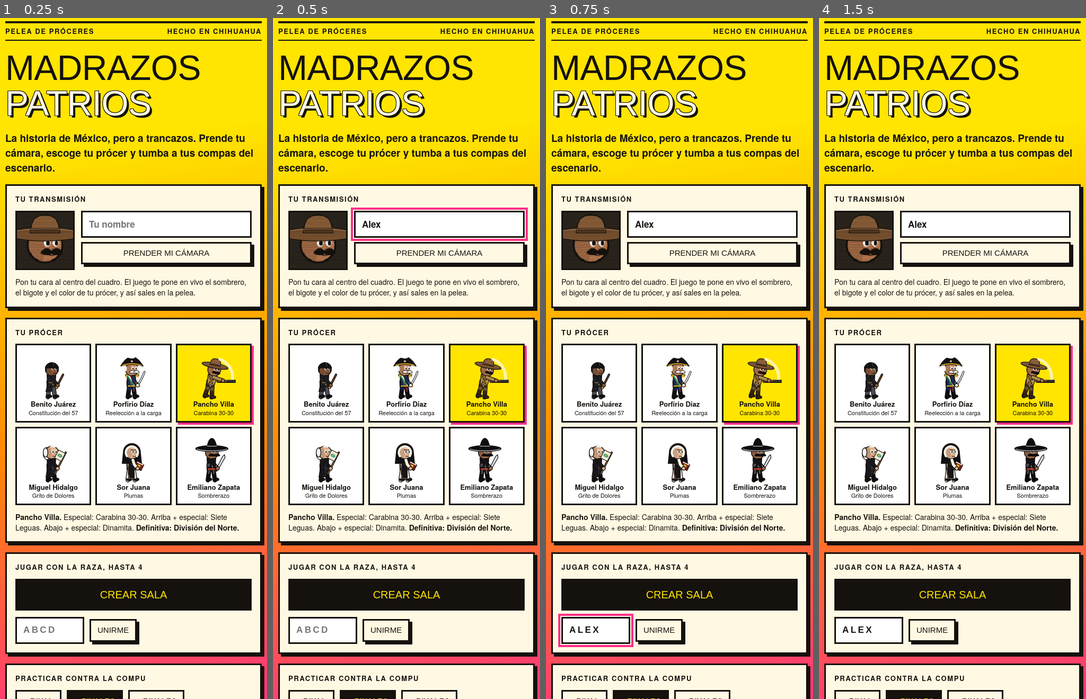
Above: before the commit, frames 1-4 (left to right).
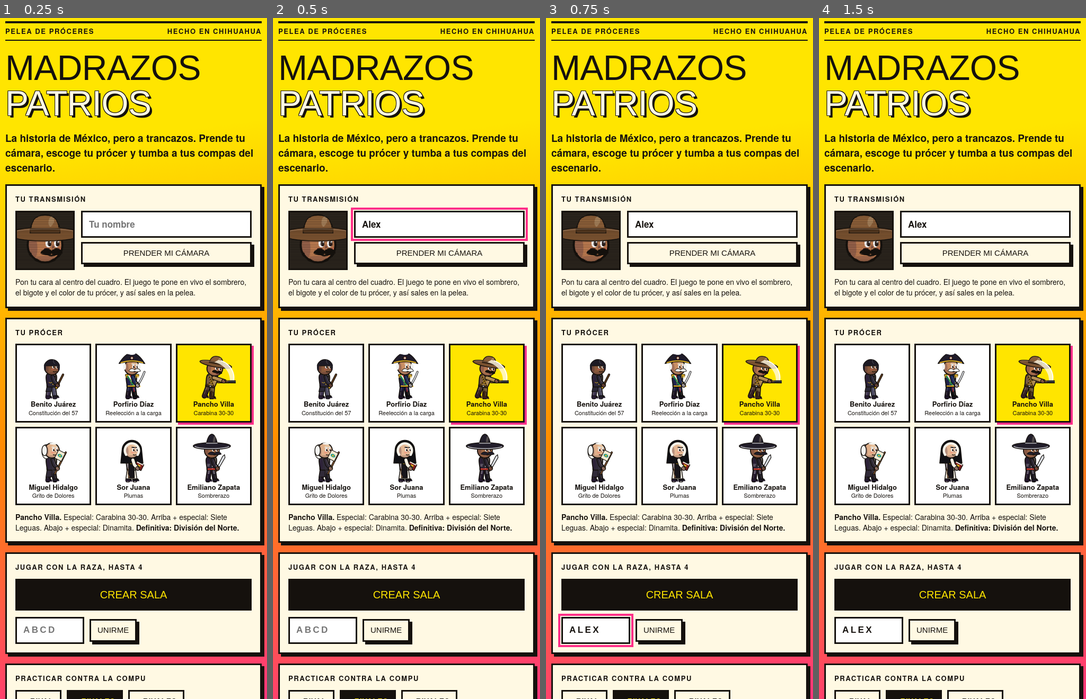
Above: after the commit, the same moments.

Repository: sbaidon/juegos
Game: browser game, page madrazos/index.html
Same seed, same stepped clock (60 frames per second), same inputs: the game is played once before the commit and once after it.
Inputs (mouse positions are in pixels of both pictures, inside the frame that each line leads up to):
- Up to frame 1 (0.25 s): no input
- Up to frame 2 (0.5 s): click (438, 222) at 0.27 s; type "Alex" at 0.27 s
- Up to frame 3 (0.75 s): click (596, 630) at 0.52 s; type "Alex" at 0.52 s
- Up to frame 4 (1.5 s): click "JUGAR CON LA RAZA, HASTA 4" at 0.77 s; hold Right from 1.03 s (still down); tap Space at 1.1 s

The runs differ from the first frame. In frame 1, 1.5% of the frame differs, in the area x 6-89%, y 29-69%; in frame 2, 1.5%; in frame 3, 1.5%; in frame 4, 1.5%.

Commit message:
Give the Madrazos fighters a modern art pass
Bigger heads (so webcam faces read better), shaded torsos and limbs with
cool shadows and warm highlights, mitten fists, chunky boots, a softer
dark palette for the black coats, expressive drawn faces (blink, effort,
hurt), squash and stretch for jumps, landings, idle breathing and charge,
crescent smears for swings, and a vignette that sits live faces in the
drawn world. Drawing only: hitboxes and netcode are unchanged.

Co-Authored-By: Claude Opus 5.5 <noreply@anthropic.com>
Claude-Session: https://claude.ai/code/session_015yd44GoaFnyz19H5a9SWaE

Diff:
--- a/madrazos/index.html
+++ b/madrazos/index.html
@@ -140,7 +140,7 @@
   var CHARS = [
     { id: "juarez", name: "Benito Juárez", short: "Juárez", speed: 1, weight: 1.05, reach: 1.05,
       sp: ["Constitución del 57", "Carruaje de la República", "Derecho ajeno"], ult: "Leyes de Reforma",
-      skin: "#8a5a3c", coat: "#1e1e24", coat2: "#34343e", pants: "#4b4b57", boots: "#101013",
+      skin: "#8a5a3c", coat: "#2b2838", coat2: "#3d3a52", pants: "#4a4860", boots: "#1c1922",
       quotes: ["El respeto al derecho ajeno es la paz.", "Nada con la fuerza, todo con el derecho. Bueno, casi."] },
     { id: "diaz", name: "Porfirio Díaz", short: "Don Porfirio", speed: 0.92, weight: 1.18, reach: 1.1,
       sp: ["Reelección a la carga", "Ferrocarril", "Pan o palo"], ult: "Treinta años en el poder",
@@ -152,7 +152,7 @@
       quotes: ["¡Viva Villa!", "Ahí les va la División del Norte."] },
     { id: "hidalgo", name: "Miguel Hidalgo", short: "Hidalgo", speed: 0.98, weight: 1, reach: 1.15,
       sp: ["Grito de Dolores", "Estandarte", "Antorcha"], ult: "Grito de Independencia",
-      skin: "#e0b08a", coat: "#19171c", coat2: "#2d2a33", pants: "#19171c", boots: "#0d0d10",
+      skin: "#e0b08a", coat: "#302a38", coat2: "#453d50", pants: "#302a38", boots: "#1c1922",
       quotes: ["¡Viva México!", "Ya les di el Grito. Ahora va el trancazo."] },
     { id: "sor", name: "Sor Juana", short: "Sor Juana", speed: 1.08, weight: 0.9, reach: 0.92,
       sp: ["Plumas", "Vuelo de versos", "Respuesta"], ult: "Primero Sueño",
@@ -160,7 +160,7 @@
       quotes: ["Hombres necios que acusáis...", "Eso te pasa por no leer."] },
     { id: "zapata", name: "Emiliano Zapata", short: "Zapata", speed: 1.02, weight: 1, reach: 1.1,
       sp: ["Sombrerazo", "Machetazo al cielo", "Tierra y libertad"], ult: "Plan de Ayala",
-      skin: "#a86e48", coat: "#131316", coat2: "#26262c", pants: "#131316", boots: "#0b0b0d",
+      skin: "#a86e48", coat: "#28232f", coat2: "#3b3446", pants: "#28232f", boots: "#18151d",
       quotes: ["¡Tierra y libertad!", "La plataforma es de quien la trabaja."] }
   ];
   var SOLO = ["Me caí solito. No digan nada.", "Fue el piso, estaba resbaloso.", "Eso no cuenta, me tropecé."];
@@ -278,8 +278,19 @@
 
   /* ---------- drawing: helpers ---------- */
   var INK = "#15110d", FS = 1.25, PI = Math.PI;
+  // Colour helpers: shadows lean cool and purple, lights lean warm, so every palette shades the same way.
+  var TONE = {};
+  function hex(c) { var n = parseInt(c.slice(1), 16); return [n >> 16, (n >> 8) & 255, n & 255]; }
+  function mix(a, b, k) {
+    var key = a + b + k; if (TONE[key]) return TONE[key];
+    var A = hex(a), B = hex(b), r = "#";
+    for (var i = 0; i < 3; i++) r += ("0" + Math.round(A[i] + (B[i] - A[i]) * k).toString(16)).slice(-2);
+    return (TONE[key] = r);
+  }
+  function shd(c) { return mix(c, "#2a1838", 0.42); }
+  function hil(c) { return mix(c, "#fff2cf", 0.3); }
   function ell(c, x, y, rx, ry, rot) { c.beginPath(); c.ellipse(x, y, rx, ry, rot || 0, 0, PI * 2); c.fill(); }
-  function oell(c, x, y, rx, ry, fill, rot) { c.fillStyle = fill; c.beginPath(); c.ellipse(x, y, rx, ry, rot || 0, 0, PI * 2); c.fill(); c.lineWidth = 1.4; c.strokeStyle = INK; c.stroke(); }
+  function oell(c, x, y, rx, ry, fill, rot) { c.fillStyle = fill; c.beginPath(); c.ellipse(x, y, rx, ry, rot || 0, 0, PI * 2); c.fill(); c.lineWidth = 1.5; c.strokeStyle = INK; c.stroke(); }
   function poly(c, a, fill, lw) {
     c.beginPath(); c.moveTo(a[0], a[1]);
     for (var i = 2; i < a.length; i += 2) c.lineTo(a[i], a[i + 1]);
@@ -287,11 +298,39 @@
     if (fill) { c.fillStyle = fill; c.fill(); }
     if (lw !== 0) { c.lineWidth = lw || 1.4; c.strokeStyle = INK; c.lineJoin = "round"; c.stroke(); }
   }
+  // A two-segment limb: thick ink outline, flat fill, then a thin warm highlight along its top edge.
   function limb(c, x0, y0, x1, y1, x2, y2, w, col, col2) {
     c.lineCap = "round"; c.lineJoin = "round";
-    c.strokeStyle = INK; c.lineWidth = w + 2.6; c.beginPath(); c.moveTo(x0, y0); c.lineTo(x1, y1); c.lineTo(x2, y2); c.stroke();
+    c.strokeStyle = INK; c.lineWidth = w + 3.2; c.beginPath(); c.moveTo(x0, y0); c.lineTo(x1, y1); c.lineTo(x2, y2); c.stroke();
     c.strokeStyle = col; c.lineWidth = w; c.beginPath(); c.moveTo(x0, y0); c.lineTo(x1, y1); if (!col2) c.lineTo(x2, y2); c.stroke();
-    if (col2) { c.strokeStyle = col2; c.beginPath(); c.moveTo(x1, y1); c.lineTo(x2, y2); c.stroke(); }
+    if (col2) { c.strokeStyle = col2; c.lineWidth = w * 0.92; c.beginPath(); c.moveTo(x1, y1); c.lineTo(x2, y2); c.stroke(); }
+    var seg = function (ax, ay, bx, by, cc) {
+      var dx = bx - ax, dy = by - ay, l = Math.sqrt(dx * dx + dy * dy) || 1, nx = -dy / l, ny = dx / l;
+      if (ny > 0) { nx = -nx; ny = -ny; }
+      var o = w * 0.24;
+      c.strokeStyle = mix(cc, "#fff2cf", 0.2); c.lineWidth = w * 0.2; c.beginPath(); c.moveTo(ax + nx * o + dx * 0.12, ay + ny * o + dy * 0.12); c.lineTo(bx + nx * o - dx * 0.12, by + ny * o - dy * 0.12); c.stroke();
+    };
+    seg(x0, y0, x1, y1, col); seg(x1, y1, x2, y2, col2 || col);
+  }
+  // Mitten fist with a thumb nub, shaded on the side away from the light.
+  function fist(c, x, y, r, col) {
+    oell(c, x, y, r, r, col);
+    c.save(); c.beginPath(); c.arc(x, y, r - 0.6, 0, PI * 2); c.clip();
+    c.fillStyle = shd(col); ell(c, x - r * 0.45, y + r * 0.45, r * 0.9, r * 0.8);
+    c.fillStyle = hil(col); ell(c, x + r * 0.3, y - r * 0.4, r * 0.38, r * 0.3);
+    c.restore();
+    oell(c, x + r * 0.55, y - r * 0.55, r * 0.42, r * 0.36, col, -0.6);
+  }
+  // Chunky boot that tilts with the shin, with a dark sole and a toe shine.
+  function bootShape(c, x, y, a, col) {
+    c.save(); c.translate(x, y); c.rotate(a);
+    c.beginPath(); c.moveTo(-4.2, 1.8); c.lineTo(-4.2, -2.6); c.quadraticCurveTo(-3.6, -4.4, 0.6, -4.3);
+    c.quadraticCurveTo(8.6, -3.6, 8.8, 1.8); c.closePath();
+    c.fillStyle = col; c.fill();
+    c.fillStyle = shd(col); c.fillRect(-4.2, 0.2, 13, 1.6);
+    c.fillStyle = hil(hil(col)); ell(c, 5.2, -2, 1.6, 0.8, 0.3);
+    c.lineWidth = 1.6; c.strokeStyle = INK; c.lineJoin = "round"; c.stroke();
+    c.restore();
   }
   function lerp(a, b, k) { return a + (b - a) * Math.max(0, Math.min(1, k)); }
   function stache(c, x, y, w, h, col) {
@@ -304,7 +343,7 @@
   }
 
   /* ---------- drawing: heads (live face + what each prócer wears) ---------- */
-  function drawHead(c, ch, x, y, r, f, img, box, noHat) {
+  function drawHead(c, ch, x, y, r, f, img, box, noHat, ex) {
     var id = ch.id;
     if (box) { c.save(); c.beginPath(); c.rect(box.x, box.y, box.s, box.s); c.clip(); }
     if (box && img) {
@@ -319,31 +358,53 @@
       if (id === "hidalgo") { c.fillStyle = "#f4f4f0"; ell(c, x - f * r * 0.75, y + r * 0.15, r * 0.6, r * 0.95); c.lineWidth = 1.2; c.strokeStyle = INK; c.stroke(); }
       c.save();
       c.beginPath(); c.arc(x, y, r, 0, PI * 2); c.clip();
-      if (img) { c.drawImage(img, 18, 12, 60, 60, x - r, y - r, r * 2, r * 2); tint(c, ch, x - r, y - r, r * 2, r * 2); }
-      else {
-        c.fillStyle = ch.skin; c.fillRect(x - r, y - r, r * 2, r * 2);
-        c.fillStyle = "rgba(0,0,0,.14)"; ell(c, x - f * r * 0.7, y + r * 0.2, r * 0.7, r * 1.1);
-        c.fillStyle = "#fff"; ell(c, x + f * r * 0.12, y - r * 0.12, r * 0.19, r * 0.22); ell(c, x + f * r * 0.62, y - r * 0.12, r * 0.17, r * 0.22);
-        c.fillStyle = INK; ell(c, x + f * r * 0.17, y - r * 0.1, r * 0.1, r * 0.13); ell(c, x + f * r * 0.66, y - r * 0.1, r * 0.1, r * 0.13);
-        c.lineWidth = Math.max(1.2, r * 0.13); c.strokeStyle = id === "diaz" || id === "hidalgo" ? "#d8d8d2" : INK; c.lineCap = "round";
-        c.beginPath(); c.moveTo(x - f * r * 0.1, y - r * 0.42); c.lineTo(x + f * r * 0.3, y - r * 0.36); c.moveTo(x + f * r * 0.48, y - r * 0.36); c.lineTo(x + f * r * 0.85, y - r * 0.44); c.stroke();
-        c.strokeStyle = "rgba(0,0,0,.35)"; c.lineWidth = 1; c.beginPath(); c.moveTo(x + f * r * 0.42, y - r * 0.05); c.lineTo(x + f * r * 0.56, y + r * 0.22); c.lineTo(x + f * r * 0.38, y + r * 0.24); c.stroke();
-        c.strokeStyle = INK; c.lineWidth = 1.2; c.beginPath(); c.moveTo(x + f * r * 0.15, y + r * 0.55); c.quadraticCurveTo(x + f * r * 0.4, y + r * 0.66, x + f * r * 0.66, y + r * 0.53); c.stroke();
+      if (img) {
+        c.drawImage(img, 18, 12, 60, 60, x - r, y - r, r * 2, r * 2); tint(c, ch, x - r, y - r, r * 2, r * 2);
+        // soft vignette and a warm rim so the live face sits inside the drawn world
+        var vg = c.createRadialGradient(x + f * r * 0.2, y - r * 0.25, r * 0.45, x, y, r * 1.02);
+        vg.addColorStop(0, "rgba(42,24,56,0)"); vg.addColorStop(1, "rgba(42,24,56,.42)");
+        c.fillStyle = vg; c.fillRect(x - r, y - r, r * 2, r * 2);
+        c.strokeStyle = "rgba(255,242,207,.55)"; c.lineWidth = r * 0.12; c.beginPath(); c.arc(x, y, r * 0.9, -PI * 0.45, PI * 0.05); c.stroke();
+      } else {
+        var sk = ch.skin, fx = function (k) { return x + f * r * k; };
+        c.fillStyle = sk; c.fillRect(x - r, y - r, r * 2, r * 2);
+        c.fillStyle = mix(sk, "#2a1838", 0.26); ell(c, x - f * r * 1.2, y + r * 0.2, r * 0.75, r * 1.3);
+        c.fillStyle = mix(sk, "#2a1838", 0.18); ell(c, x, y + r * 1.05, r * 1.1, r * 0.42);
+        c.fillStyle = hil(sk); ell(c, fx(0.35), y - r * 0.55, r * 0.42, r * 0.22, -0.3 * f);
+        c.fillStyle = "rgba(255,90,90,.28)"; ell(c, fx(0.08), y + r * 0.28, r * 0.2, r * 0.12); ell(c, fx(0.86), y + r * 0.28, r * 0.15, r * 0.12);
+        var ey = y - r * 0.1, e1 = fx(0.2), e2 = fx(0.66), erx = r * 0.17, ery = r * 0.25;
+        if (ex === 1 || ex === 2) {
+          c.strokeStyle = INK; c.lineCap = "round"; c.lineWidth = Math.max(1.1, r * 0.1); c.beginPath();
+          if (ex === 1) { c.moveTo(e1 - erx, ey + r * 0.04); c.quadraticCurveTo(e1, ey + r * 0.14, e1 + erx, ey + r * 0.04); c.moveTo(e2 - erx, ey + r * 0.04); c.quadraticCurveTo(e2, ey + r * 0.14, e2 + erx, ey + r * 0.04); }
+          else [e1, e2].forEach(function (e) { c.moveTo(e - erx, ey - ery * 0.6); c.lineTo(e + erx * 0.2 * f, ey); c.lineTo(e - erx, ey + ery * 0.6); });
+          c.stroke();
+        } else {
+          c.fillStyle = "#fff"; ell(c, e1, ey, erx, ery); ell(c, e2, ey, erx * 0.88, ery);
+          c.fillStyle = "#2a1e1a"; ell(c, e1 + f * r * 0.06, ey + r * 0.03, r * 0.11, r * 0.16); ell(c, e2 + f * r * 0.06, ey + r * 0.03, r * 0.1, r * 0.16);
+          c.fillStyle = "#fff"; ell(c, e1 + f * r * 0.1, ey - r * 0.06, r * 0.045, r * 0.05); ell(c, e2 + f * r * 0.1, ey - r * 0.06, r * 0.04, r * 0.05);
+        }
+        var bt = ex === 3 ? 0.1 : 0;
+        c.lineWidth = Math.max(1.3, r * 0.14); c.strokeStyle = id === "diaz" || id === "hidalgo" ? "#e2e0da" : "#1d1a20"; c.lineCap = "round";
+        c.beginPath(); c.moveTo(fx(0.02), y - r * (0.44 + bt)); c.lineTo(fx(0.34), y - r * (0.4 - bt)); c.moveTo(fx(0.52), y - r * (0.4 - bt)); c.lineTo(fx(0.84), y - r * (0.46 + bt)); c.stroke();
+        c.fillStyle = shd(sk); c.beginPath(); c.moveTo(fx(0.44), y - r * 0.02); c.quadraticCurveTo(fx(0.62), y + r * 0.2, fx(0.4), y + r * 0.24); c.closePath(); c.fill();
+        c.strokeStyle = INK; c.lineWidth = Math.max(1.1, r * 0.09);
+        if (ex === 2 || ex === 3) { c.fillStyle = "#5a1f24"; ell(c, fx(0.42), y + r * 0.6, r * 0.16, r * (ex === 2 ? 0.13 : 0.08)); }
+        else { c.beginPath(); c.moveTo(fx(0.18), y + r * 0.56); c.quadraticCurveTo(fx(0.42), y + r * 0.68, fx(0.66), y + r * 0.52); c.stroke(); }
       }
       c.restore();
-      c.lineWidth = Math.max(1.4, r * 0.12); c.strokeStyle = INK; c.beginPath(); c.arc(x, y, r, 0, PI * 2); c.stroke();
+      c.lineWidth = Math.max(1.6, r * 0.13); c.strokeStyle = INK; c.beginPath(); c.arc(x, y, r, 0, PI * 2); c.stroke();
     }
     var mx = x + (img ? 0 : f * r * 0.38), my = y + r * 0.4;
     var hair = function (col, a1, a2) {
       c.fillStyle = col; c.beginPath(); c.arc(x, y, r * 1.06, PI * a1, PI * a2); c.closePath(); c.fill(); c.lineWidth = 1.2; c.strokeStyle = INK; c.stroke();
     };
     if (id === "juarez") {
-      hair("#111115", 1.06, 1.94);
-      c.fillStyle = "#111115"; c.fillRect(x - r * 1.04, y - r * 0.45, r * 0.24, r * 0.8); c.fillRect(x + r * 0.8, y - r * 0.45, r * 0.24, r * 0.8);
+      hair("#1d1a24", 1.06, 1.94);
+      c.fillStyle = "#1d1a24"; c.fillRect(x - r * 1.04, y - r * 0.45, r * 0.24, r * 0.8); c.fillRect(x + r * 0.8, y - r * 0.45, r * 0.24, r * 0.8);
       c.strokeStyle = "#4a4a55"; c.lineWidth = 1; c.beginPath(); c.moveTo(x + f * r * 0.25, y - r * 1.02); c.quadraticCurveTo(x + f * r * 0.1, y - r * 0.7, x + f * r * 0.4, y - r * 0.5); c.stroke();
     } else if (id === "diaz") {
       c.fillStyle = "#f1f1ee"; ell(c, x - r * 0.98, y - r * 0.1, r * 0.2, r * 0.42); ell(c, x + r * 0.98, y - r * 0.1, r * 0.2, r * 0.42);
-      c.fillStyle = "#121216"; c.beginPath(); c.moveTo(x - r * 1.75, y - r * 0.5);
+      c.fillStyle = "#1f1b29"; c.beginPath(); c.moveTo(x - r * 1.75, y - r * 0.5);
       c.quadraticCurveTo(x - r * 0.9, y - r * 1.9, x, y - r * 2.0); c.quadraticCurveTo(x + r * 0.9, y - r * 1.9, x + r * 1.75, y - r * 0.5);
       c.quadraticCurveTo(x, y - r * 1.0, x - r * 1.75, y - r * 0.5); c.fill(); c.lineWidth = 1.4; c.strokeStyle = INK; c.stroke();
       c.strokeStyle = "#e6b422"; c.lineWidth = Math.max(1.5, r * 0.14); c.beginPath(); c.moveTo(x - r * 1.5, y - r * 0.62); c.quadraticCurveTo(x, y - r * 1.12, x + r * 1.5, y - r * 0.62); c.stroke();
@@ -353,6 +414,7 @@
     } else if (id === "villa") {
       oell(c, x, y - r * 0.62, r * 2.05, r * 0.4, "#7a5230");
       c.fillStyle = "#8a5e38"; c.beginPath(); c.moveTo(x - r * 0.85, y - r * 0.7); c.quadraticCurveTo(x - r * 0.8, y - r * 1.75, x, y - r * 1.72); c.quadraticCurveTo(x + r * 0.8, y - r * 1.75, x + r * 0.85, y - r * 0.7); c.closePath(); c.fill(); c.lineWidth = 1.4; c.strokeStyle = INK; c.stroke();
+      c.fillStyle = "rgba(255,242,207,.22)"; ell(c, x + r * 0.35, y - r * 1.35, r * 0.16, r * 0.3, 0.2);
       c.fillStyle = "#4e331c"; c.fillRect(x - r * 0.86, y - r * 0.98, r * 1.72, r * 0.24);
       c.strokeStyle = "rgba(255,255,255,.25)"; c.lineWidth = 1; c.beginPath(); c.ellipse(x, y - r * 0.66, r * 1.85, r * 0.26, 0, PI * 1.1, PI * 1.9); c.stroke();
       stache(c, mx, my, r * 0.62, r * 0.3, "#15110d");
@@ -363,15 +425,16 @@
       c.strokeStyle = "#f7f4ea"; c.lineWidth = Math.max(3, r * 0.34); c.beginPath(); c.arc(x, y, r * 0.96, PI * 0.8, PI * 0.2); c.stroke();
       c.strokeStyle = INK; c.lineWidth = 1; c.beginPath(); c.arc(x, y, r * 1.14, PI * 0.82, PI * 0.18); c.stroke();
     } else if (id === "zapata") {
-      if (noHat) hair("#0e0e10", 1.02, 1.98);
+      if (noHat) hair("#221e2a", 1.02, 1.98);
       else {
-        c.fillStyle = "#0e0e10"; c.beginPath(); c.moveTo(x - r * 0.8, y - r * 0.62); c.quadraticCurveTo(x - r * 0.55, y - r * 2.15, x, y - r * 2.2); c.quadraticCurveTo(x + r * 0.55, y - r * 2.15, x + r * 0.8, y - r * 0.62); c.closePath(); c.fill(); c.lineWidth = 1.4; c.strokeStyle = INK; c.stroke();
-        oell(c, x, y - r * 0.6, r * 2.5, r * 0.46, "#0e0e10");
+        c.fillStyle = "#221e2a"; c.beginPath(); c.moveTo(x - r * 0.8, y - r * 0.62); c.quadraticCurveTo(x - r * 0.55, y - r * 2.15, x, y - r * 2.2); c.quadraticCurveTo(x + r * 0.55, y - r * 2.15, x + r * 0.8, y - r * 0.62); c.closePath(); c.fill(); c.lineWidth = 1.4; c.strokeStyle = INK; c.stroke();
+        c.fillStyle = "rgba(255,242,207,.2)"; ell(c, x + r * 0.32, y - r * 1.45, r * 0.16, r * 0.5, 0.15);
+        oell(c, x, y - r * 0.6, r * 2.5, r * 0.46, "#221e2a");
         c.strokeStyle = "#c9c9cf"; c.lineWidth = Math.max(1.2, r * 0.1);
         c.beginPath(); c.ellipse(x, y - r * 0.6, r * 2.3, r * 0.34, 0, PI * 0.05, PI * 0.95); c.stroke();
         c.beginPath(); c.moveTo(x - r * 0.72, y - r * 0.98); c.lineTo(x + r * 0.72, y - r * 0.98); c.stroke();
       }
-      stache(c, mx, my, r * 0.88, r * 0.34, "#0e0e10");
+      stache(c, mx, my, r * 0.88, r * 0.34, "#221e2a");
     }
     if (box) c.restore();
   }
@@ -486,10 +549,28 @@
   }
 
   /* ---------- drawing: the fighter ---------- */
+  // Draw-only memory per player slot: when they last landed, so the landing squash also plays for online guests.
+  var ANIM = {};
+  function stretchOf(o, P) {
+    var fr = o.frame || 0, sx = 1, sy = 1, a = o.i != null ? (ANIM[o.i] || (ANIM[o.i] = { g: true, land: -99, f: 0 })) : null;
+    if (a) {
+      if (fr < a.f) a.land = -99;
+      if (o.grounded && !a.g && o.hitstun <= 0) a.land = fr;
+      a.g = o.grounded; a.f = fr;
+    }
+    if (!o.grounded && o.hitstun <= 0 && o.dodge <= 0) { var k = Math.min(0.13, Math.abs(o.vy || 0) * 0.011); sy += k; sx -= k * 0.6; }
+    var lt = a ? fr - a.land : 99;
+    if (lt >= 0 && lt < 9) { var q = Math.sin((1 - lt / 9) * PI * 0.5) * 0.2; sy -= q; sx += q * 0.7; }
+    else if (o.grounded && !o.move && o.hitstun <= 0 && Math.abs(o.vx || 0) < 0.8) { var br = Math.sin(fr * 0.07) * 0.022; sy += br; sx -= br * 0.5; }
+    if (o.charge > 0) { var ch = Math.min(0.12, o.charge / 160); sy -= ch; sx += ch * 0.8; }
+    if (P.sw === 2 || (o.move === "jab2" && P.sw)) { sx += 0.06; sy -= 0.03; }
+    return [sx, sy];
+  }
   function drawFighter(c, o) {
     var ch = o.ch, id = ch.id, P = poseOf(o), fr = o.frame || 0, t = o.mt || 0;
+    var SS = stretchOf(o, P);
     c.save();
-    c.translate(o.x, o.y); c.scale((o.face || 1) * FS, FS);
+    c.translate(o.x, o.y); c.scale((o.face || 1) * FS * SS[0], FS * SS[1]);
     if (P.alpha < 1) c.globalAlpha *= P.alpha;
     // props that sit behind the body
     if (P.prop === "ride") drawHorse(c, 2, 10, 0.8, fr, "#6b4526");
@@ -517,16 +598,16 @@
       var kx = hx + Math.sin(a1) * 11, ky = -22 + Math.cos(a1) * 11;
       return [hx, -22 + by * 0.5, kx, ky, kx + Math.sin(a1 - a2) * 11, ky + Math.cos(a1 - a2) * 11];
     };
-    var boot = function (L) { oell(c, L[4] + 2.6, L[5] - 1.6, 5.6, 3, ch.boots); };
+    var boot = function (L, back) { bootShape(c, L[4], L[5] + 0.4, Math.atan2(L[4] - L[2], L[5] - L[3]) * -0.45, back ? shd(ch.boots) : ch.boots); };
     var tall = id === "villa" || id === "diaz" || id === "zapata" || id === "hidalgo";
     var BA = arm(-3, P.ba, 0.8), FA = arm(3, P.a, P.ax), BL = leg(-4, P.b1, P.b2), FL = leg(4, P.f1, P.f2);
     var sleeve = id === "sor" ? "#f4f0e4" : ch.coat;
     // back arm, back leg
-    limb(c, BA[0], BA[1], BA[2], BA[3], BA[4], BA[5], 5.4, id === "sor" ? "#dcd6c6" : ch.coat2);
-    oell(c, BA[4], BA[5], 3.3, 3.3, id === "diaz" ? "#f4f1e6" : ch.skin);
+    limb(c, BA[0], BA[1], BA[2], BA[3], BA[4], BA[5], 5.6, shd(id === "sor" ? "#f4f0e4" : ch.coat2));
+    fist(c, BA[4], BA[5], 3.4, shd(id === "diaz" ? "#f4f1e6" : ch.skin));
     if (id === "sor") { c.strokeStyle = INK; c.lineWidth = 2.6; c.beginPath(); c.moveTo(BA[4], BA[5]); c.lineTo(BA[4] - 3, BA[5] - 13); c.stroke(); c.strokeStyle = "#f7f4ea"; c.lineWidth = 1.3; c.stroke(); }
-    limb(c, BL[0], BL[1], BL[2], BL[3], BL[4], BL[5], 6.4, ch.pants, tall ? ch.boots : null); boot(BL);
-    limb(c, FL[0], FL[1], FL[2], FL[3], FL[4], FL[5], 6.4, ch.pants, tall ? ch.boots : null); boot(FL);
+    limb(c, BL[0], BL[1], BL[2], BL[3], BL[4], BL[5], 7, shd(ch.pants), tall ? shd(ch.boots) : null); boot(BL, true);
+    limb(c, FL[0], FL[1], FL[2], FL[3], FL[4], FL[5], 7, ch.pants, tall ? ch.boots : null); boot(FL);
     if (id === "zapata") { c.fillStyle = "#c9c9cf"; [BL, FL].forEach(function (L) { for (var q = 1; q < 4; q++) ell(c, lerp(L[0], L[2], q / 4), lerp(L[1], L[3], q / 4), 0.9, 0.9); }); }
     if (id === "diaz") { c.strokeStyle = "#d22f2f"; c.lineWidth = 1.4; c.beginPath(); c.moveTo(FL[0], FL[1]); c.lineTo(FL[2], FL[3]); c.stroke(); }
     // coat tails and skirts swing against the motion
@@ -537,8 +618,17 @@
     }
     if (longCoat) poly(c, [-8, -26 + by, 2, -26 + by, 1 + swing * 0.5, id === "hidalgo" ? -7 : -12, -11 + swing, id === "hidalgo" ? -6 : -11], ch.coat);
     // torso
-    poly(c, [-9, -45 + by, 9, -45 + by, 8, -30 + by, 7, -21 + by, -7, -21 + by, -8, -30 + by], id === "sor" ? "#f4f0e4" : ch.coat);
-    c.fillStyle = "rgba(255,255,255,.07)"; c.fillRect(1, -44 + by, 7, 22);
+    var tc = id === "sor" ? "#f4f0e4" : ch.coat, torso = function () {
+      c.beginPath(); c.moveTo(-8, -46.5 + by); c.quadraticCurveTo(0, -48.5 + by, 8, -46.5 + by);
+      c.quadraticCurveTo(11.5, -45 + by, 10.5, -36 + by); c.quadraticCurveTo(9.5, -26 + by, 7.6, -20.5 + by);
+      c.lineTo(-7.6, -20.5 + by); c.quadraticCurveTo(-9.5, -26 + by, -10.5, -36 + by); c.quadraticCurveTo(-11.5, -45 + by, -8, -46.5 + by); c.closePath();
+    };
+    torso(); c.fillStyle = tc; c.fill();
+    c.save(); c.clip();
+    c.fillStyle = shd(tc); ell(c, -11, -32 + by, 7.5, 18);
+    c.fillStyle = hil(tc); ell(c, 8.5, -40 + by, 2.6, 7, -0.15);
+    c.restore();
+    torso(); c.lineWidth = 1.9; c.strokeStyle = INK; c.lineJoin = "round"; c.stroke();
     var ty = by;
     if (id === "juarez") {
       poly(c, [-1, -45 + ty, 8, -45 + ty, 5, -30 + ty], "#f4f1e6", 1);
@@ -576,18 +666,22 @@
       c.fillStyle = "#c63a2f"; c.fillRect(-7.5, -24 + ty, 15, 3);
     }
     // head
-    drawHead(c, ch, 1, -56 + by, 13, 1, o.img, null, o.noHat);
+    var ex = o.hitstun > 0 ? 2 : (P.sw || o.charge > 0 || P.prop) ? 3 : (fr + (o.i || 0) * 53 + 40) % 190 < 7 ? 1 : 0;
+    c.fillStyle = shd(ch.skin); c.fillRect(-2.5, -48 + by, 6, 4);
+    drawHead(c, ch, 1, -60 + by, 15, 1, o.img, null, o.noHat, ex);
     // front arm, weapon, swoosh
     var wa = P.w, hx = FA[4], hy = FA[5];
     if (P.sw) {
       var rad = (P.sw === 2 ? 46 : 38) * ch.reach;
-      c.strokeStyle = P.sw === 2 ? "rgba(255,229,0,.8)" : "rgba(255,249,227,.75)"; c.lineWidth = P.sw === 2 ? 9 : 6; c.lineCap = "round";
-      c.beginPath(); if (P.prop === "rise") c.arc(3, -41, rad, -PI * 0.9, -PI * 0.1); else c.arc(3, -41 + by, rad, wa - 1.3, wa + 0.1); c.stroke();
+      var a0 = P.prop === "rise" ? -PI * 0.9 : wa - 1.4, a1 = P.prop === "rise" ? -PI * 0.1 : wa + 0.15, am = (a0 + a1) / 2, th = P.sw === 2 ? 13 : 9, sy0 = -41 + (P.prop === "rise" ? 0 : by);
+      c.beginPath(); c.arc(3, sy0, rad, a0, a1); c.arc(3 - Math.cos(am) * th, sy0 - Math.sin(am) * th, rad, a1, a0, true); c.closePath();
+      c.fillStyle = P.sw === 2 ? "rgba(255,214,0,.85)" : "rgba(255,249,227,.8)"; c.fill();
+      c.beginPath(); c.arc(3, sy0, rad, a0 + 0.15, a1); c.strokeStyle = "#fff"; c.lineWidth = 2; c.lineCap = "round"; c.stroke();
     }
     drawWeapon(c, id, hx, hy, wa, fr);
-    limb(c, FA[0], FA[1], FA[2], FA[3], FA[4], FA[5], 5.6, sleeve);
+    limb(c, FA[0], FA[1], FA[2], FA[3], FA[4], FA[5], 6, sleeve);
     if (id === "diaz" || id === "zapata") { c.strokeStyle = id === "diaz" ? "#e6b422" : "#c9c9cf"; c.lineWidth = 1.2; c.beginPath(); c.moveTo(lerp(FA[2], FA[4], 0.6), lerp(FA[3], FA[5], 0.6) - 2.6); c.lineTo(lerp(FA[2], FA[4], 0.6), lerp(FA[3], FA[5], 0.6) + 2.6); c.stroke(); }
-    oell(c, hx, hy, 3.6, 3.6, id === "diaz" ? "#f4f1e6" : ch.skin);
+    fist(c, hx, hy, 3.9, id === "diaz" ? "#f4f1e6" : ch.skin);
     // props in front of the body
     if (P.prop === "dash") { c.strokeStyle = "rgba(255,249,227,.7)"; c.lineWidth = 2; for (var dl = 0; dl < 4; dl++) { c.beginPath(); c.moveTo(-22 - dl * 7, -50 + dl * 12); c.lineTo(-44 - dl * 9, -50 + dl * 12); c.stroke(); } }
     if (P.prop === "stance") {
@@ -1284,7 +1378,7 @@
       ctx.fillStyle = "#f7f4ea"; ctx.beginPath(); ctx.moveTo(14, 0); ctx.quadraticCurveTo(0, -8, -14, -5); ctx.lineTo(-9, 0); ctx.lineTo(-14, 5); ctx.quadraticCurveTo(0, 8, 14, 0); ctx.fill(); ctx.strokeStyle = INK; ctx.lineWidth = 1.3; ctx.stroke();
       ctx.beginPath(); ctx.moveTo(-10, 0); ctx.lineTo(16, 0); ctx.stroke();
     } else if (k === "hat") {
-      ctx.rotate(Math.sin(t * 0.5) * 0.25); oell(ctx, 0, 0, 24, 6, "#0e0e10"); oell(ctx, 0, -5, 9, 7, "#0e0e10");
+      ctx.rotate(Math.sin(t * 0.5) * 0.25); oell(ctx, 0, 0, 24, 6, "#221e2a"); oell(ctx, 0, -5, 9, 7, "#221e2a");
       ctx.strokeStyle = "#c9c9cf"; ctx.lineWidth = 1.5; ctx.beginPath(); ctx.ellipse(0, 0, 21, 4, 0, 0, PI); ctx.stroke();
       ctx.strokeStyle = "rgba(255,249,227,.5)"; ctx.lineWidth = 2; ctx.beginPath(); ctx.arc(0, 0, 28, t * 0.6, t * 0.6 + 1.6); ctx.stroke();
     } else if (k === "dyn") {
@@ -1447,7 +1541,7 @@
       if (p.invuln > 0 && t % 6 < 3) ctx.globalAlpha = 0.45;
       drawFighter(ctx, p);
       ctx.restore();
-      var hatH = p.ch.id === "zapata" ? 132 : p.ch.id === "villa" || p.ch.id === "diaz" ? 122 : 104, ty = p.y - hatH, me = !p.bot && p.slot === app.slot;
+      var hatH = p.ch.id === "zapata" ? 142 : p.ch.id === "villa" || p.ch.id === "diaz" ? 132 : 112, ty = p.y - hatH, me = !p.bot && p.slot === app.slot;
       ctx.fillStyle = PCOL[p.i]; ctx.strokeStyle = INK; ctx.lineWidth = 2; ctx.lineJoin = "round";
       ctx.beginPath(); ctx.moveTo(p.x - 8, ty); ctx.lineTo(p.x + 8, ty); ctx.lineTo(p.x, ty + 10); ctx.closePath(); ctx.fill(); ctx.stroke();
       if (me) { ctx.font = font(13); ctx.textAlign = "center"; ctx.textBaseline = "alphabetic"; ctx.lineWidth = 4; ctx.strokeText("TÚ", p.x, ty - 4); ctx.fillText("TÚ", p.x, ty - 4); }
